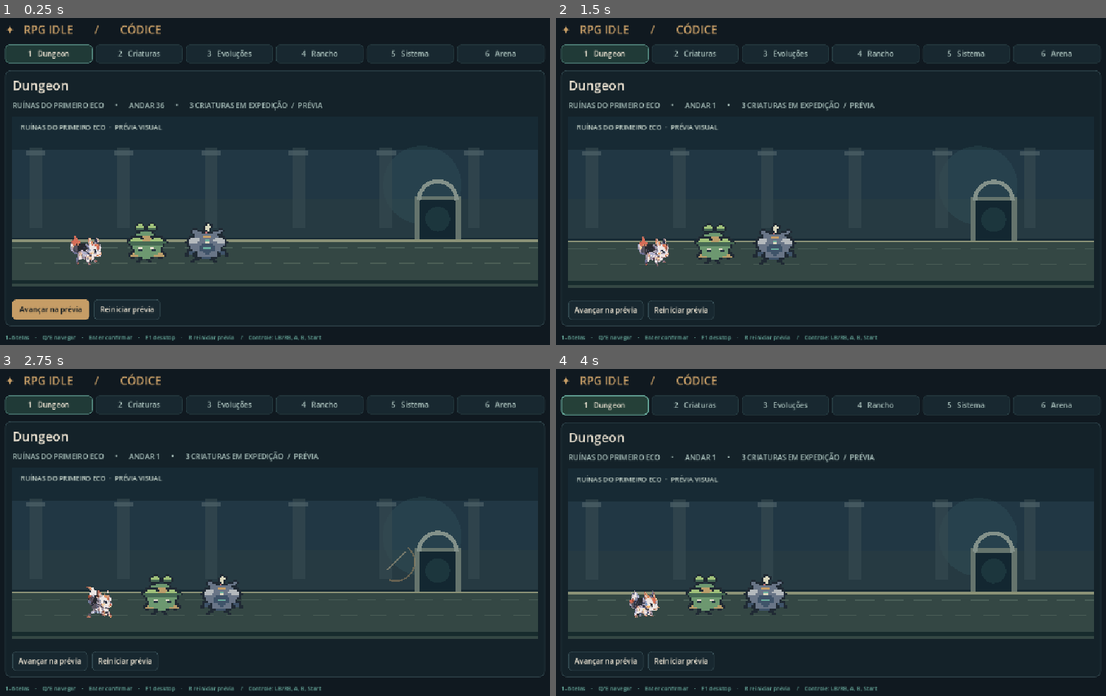
Above: before the commit, frames 1-4 (two rows, left to right).
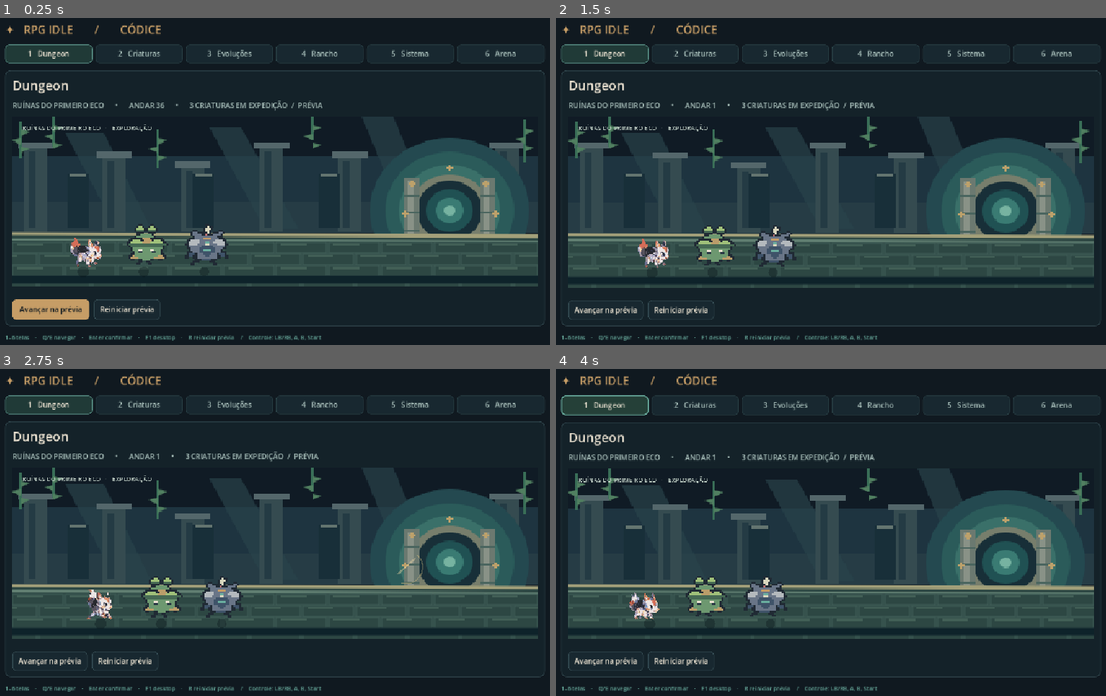
Above: after the commit, the same moments.

Repository: Georlan/Rpgidle
Game: Godot game, scene res://game/scenes/main.tscn
The game is run twice, just before and just after one commit, with the same random seed, the same clock (stepped at 60 frames per second) and the same inputs.
Inputs:
- Up to frame 1 (0.25 s): no input
- Up to frame 2 (1.5 s): click "Reiniciar prévia" at 0.5 s; click "Reiniciar prévia" at 1.25 s
- Up to frame 3 (2.75 s): click "Reiniciar prévia" at 2 s
- Up to frame 4 (4 s): click "Reiniciar prévia" at 2.75 s; click "1 Dungeon" at 3.5 s

The runs differ from the first frame. In frame 1, 11% of the frame differs, in the area x 2-98%, y 30-81%; in frame 2, 11%; in frame 3, 11%; in frame 4, 11%.

Commit message:
art: cenário original editável das Ruínas do Primeiro Eco (#9)
* art: cenário pixel de ruínas e composição com sombras da equipe

* perf: evita redraw contínuo e simplifica sombras do palco

* fix: substitui PNG corrompido por cenário SVG editável e rastreável

Diff:
--- /dev/null
+++ b/assets/03_world/dungeon/ruins_first_echo_backdrop.svg
@@ -0,0 +1,92 @@
+<svg xmlns="http://www.w3.org/2000/svg" width="448" height="160" viewBox="0 0 448 160" shape-rendering="crispEdges"><title>Ruínas do Primeiro Eco — cenário original</title>
+<rect width="448" height="160" fill="#101b25"/><rect y="37" width="448" height="72" fill="#1e3440"/><rect y="80" width="448" height="29" fill="#263c45"/>
+<path d="M45 15 L78 15 L120 109 L90 109 Z M168 10 L195 10 L244 105 L215 105 Z M298 0 L325 0 L365 105 L338 105 Z" fill="#29444b" opacity=".68"/>
+<rect x="10" y="24" width="20" height="84" fill="#354b50"/><rect x="5" y="24" width="30" height="6" fill="#54676b"/><rect x="14" y="33" width="6" height="71" fill="#243b44"/>
+<rect x="77" y="33" width="20" height="75" fill="#354b50"/><rect x="72" y="33" width="30" height="6" fill="#54676b"/><rect x="81" y="42" width="6" height="62" fill="#243b44"/>
+<rect x="144" y="42" width="20" height="66" fill="#354b50"/><rect x="139" y="42" width="30" height="6" fill="#54676b"/><rect x="148" y="51" width="6" height="53" fill="#243b44"/>
+<rect x="211" y="24" width="20" height="84" fill="#354b50"/><rect x="206" y="24" width="30" height="6" fill="#54676b"/><rect x="215" y="33" width="6" height="71" fill="#243b44"/>
+<rect x="278" y="33" width="20" height="75" fill="#354b50"/><rect x="273" y="33" width="30" height="6" fill="#54676b"/><rect x="282" y="42" width="6" height="62" fill="#243b44"/>
+<rect x="345" y="42" width="20" height="66" fill="#354b50"/><rect x="340" y="42" width="30" height="6" fill="#54676b"/><rect x="349" y="51" width="6" height="53" fill="#243b44"/>
+<rect x="412" y="24" width="20" height="84" fill="#354b50"/><rect x="407" y="24" width="30" height="6" fill="#54676b"/><rect x="416" y="33" width="6" height="71" fill="#243b44"/>
+<rect x="47" y="53" width="18" height="51" fill="#182f39"/><rect x="49" y="53" width="14" height="3" fill="#647570"/>
+<rect x="154" y="53" width="18" height="51" fill="#182f39"/><rect x="156" y="53" width="14" height="3" fill="#647570"/>
+<rect x="261" y="53" width="18" height="51" fill="#182f39"/><rect x="263" y="53" width="14" height="3" fill="#647570"/>
+<circle cx="373" cy="88" r="68" fill="#244950"/><circle cx="373" cy="88" r="55" fill="#2b5b5a"/><circle cx="373" cy="88" r="43" fill="#3a7069"/><circle cx="373" cy="88" r="34" fill="#777e6c"/><circle cx="373" cy="88" r="28" fill="#182f38"/><circle cx="373" cy="88" r="20" fill="#205153"/><circle cx="373" cy="88" r="12" fill="#3a7b73"/><circle cx="373" cy="88" r="5" fill="#77b3a1"/>
+<rect x="334" y="57" width="13" height="68" fill="#6b7970"/><rect x="337" y="60" width="5" height="61" fill="#899287"/>
+<path d="M334 74 h13" stroke="#4a655f" stroke-width="2"/>
+<path d="M334 90 h13" stroke="#4a655f" stroke-width="2"/>
+<path d="M334 107 h13" stroke="#4a655f" stroke-width="2"/>
+<rect x="399" y="57" width="13" height="68" fill="#6b7970"/><rect x="402" y="60" width="5" height="61" fill="#899287"/>
+<path d="M399 74 h13" stroke="#4a655f" stroke-width="2"/>
+<path d="M399 90 h13" stroke="#4a655f" stroke-width="2"/>
+<path d="M399 107 h13" stroke="#4a655f" stroke-width="2"/>
+<path d="M338 63 h6 M341 60 v6" stroke="#bda16b" stroke-width="2"/>
+<path d="M370 48 h6 M373 45 v6" stroke="#bda16b" stroke-width="2"/>
+<path d="M401 63 h6 M404 60 v6" stroke="#bda16b" stroke-width="2"/>
+<path d="M332 91 h6 M335 88 v6" stroke="#bda16b" stroke-width="2"/>
+<path d="M409 91 h6 M412 88 v6" stroke="#bda16b" stroke-width="2"/>
+<path d="M0 109 L448 111 V160 H0 Z" fill="#2d4743"/><path d="M0 110 L448 112" stroke="#a3a07a" stroke-width="3"/><path d="M0 115 L448 117" stroke="#617f72" stroke-width="2"/>
+<rect x="0" y="118" width="43" height="10" fill="none" stroke="#405e58" stroke-width="1"/><path d="M4 120 h22" stroke="#59796b" stroke-width="1"/>
+<rect x="45" y="118" width="43" height="10" fill="none" stroke="#405e58" stroke-width="1"/><path d="M49 120 h22" stroke="#59796b" stroke-width="1"/>
+<rect x="90" y="118" width="43" height="10" fill="none" stroke="#405e58" stroke-width="1"/><path d="M94 120 h22" stroke="#59796b" stroke-width="1"/>
+<rect x="135" y="118" width="43" height="10" fill="none" stroke="#405e58" stroke-width="1"/><path d="M139 120 h22" stroke="#59796b" stroke-width="1"/>
+<rect x="180" y="118" width="43" height="10" fill="none" stroke="#405e58" stroke-width="1"/><path d="M184 120 h22" stroke="#59796b" stroke-width="1"/>
+<rect x="225" y="118" width="43" height="10" fill="none" stroke="#405e58" stroke-width="1"/><path d="M229 120 h22" stroke="#59796b" stroke-width="1"/>
+<rect x="270" y="118" width="43" height="10" fill="none" stroke="#405e58" stroke-width="1"/><path d="M274 120 h22" stroke="#59796b" stroke-width="1"/>
+<rect x="315" y="118" width="43" height="10" fill="none" stroke="#405e58" stroke-width="1"/><path d="M319 120 h22" stroke="#59796b" stroke-width="1"/>
+<rect x="360" y="118" width="43" height="10" fill="none" stroke="#405e58" stroke-width="1"/><path d="M364 120 h22" stroke="#59796b" stroke-width="1"/>
+<rect x="405" y="118" width="43" height="10" fill="none" stroke="#405e58" stroke-width="1"/><path d="M409 120 h22" stroke="#59796b" stroke-width="1"/>
+<rect x="-22" y="129" width="43" height="10" fill="none" stroke="#405e58" stroke-width="1"/><path d="M-18 131 h22" stroke="#59796b" stroke-width="1"/>
+<rect x="23" y="129" width="43" height="10" fill="none" stroke="#405e58" stroke-width="1"/><path d="M27 131 h22" stroke="#59796b" stroke-width="1"/>
+<rect x="68" y="129" width="43" height="10" fill="none" stroke="#405e58" stroke-width="1"/><path d="M72 131 h22" stroke="#59796b" stroke-width="1"/>
+<rect x="113" y="129" width="43" height="10" fill="none" stroke="#405e58" stroke-width="1"/><path d="M117 131 h22" stroke="#59796b" stroke-width="1"/>
+<rect x="158" y="129" width="43" height="10" fill="none" stroke="#405e58" stroke-width="1"/><path d="M162 131 h22" stroke="#59796b" stroke-width="1"/>
+<rect x="203" y="129" width="43" height="10" fill="none" stroke="#405e58" stroke-width="1"/><path d="M207 131 h22" stroke="#59796b" stroke-width="1"/>
+<rect x="248" y="129" width="43" height="10" fill="none" stroke="#405e58" stroke-width="1"/><path d="M252 131 h22" stroke="#59796b" stroke-width="1"/>
+<rect x="293" y="129" width="43" height="10" fill="none" stroke="#405e58" stroke-width="1"/><path d="M297 131 h22" stroke="#59796b" stroke-width="1"/>
+<rect x="338" y="129" width="43" height="10" fill="none" stroke="#405e58" stroke-width="1"/><path d="M342 131 h22" stroke="#59796b" stroke-width="1"/>
+<rect x="383" y="129" width="43" height="10" fill="none" stroke="#405e58" stroke-width="1"/><path d="M387 131 h22" stroke="#59796b" stroke-width="1"/>
+<rect x="428" y="129" width="43" height="10" fill="none" stroke="#405e58" stroke-width="1"/><path d="M432 131 h22" stroke="#59796b" stroke-width="1"/>
+<rect x="0" y="140" width="43" height="10" fill="none" stroke="#405e58" stroke-width="1"/><path d="M4 142 h22" stroke="#59796b" stroke-width="1"/>
+<rect x="45" y="140" width="43" height="10" fill="none" stroke="#405e58" stroke-width="1"/><path d="M49 142 h22" stroke="#59796b" stroke-width="1"/>
+<rect x="90" y="140" width="43" height="10" fill="none" stroke="#405e58" stroke-width="1"/><path d="M94 142 h22" stroke="#59796b" stroke-width="1"/>
+<rect x="135" y="140" width="43" height="10" fill="none" stroke="#405e58" stroke-width="1"/><path d="M139 142 h22" stroke="#59796b" stroke-width="1"/>
+<rect x="180" y="140" width="43" height="10" fill="none" stroke="#405e58" stroke-width="1"/><path d="M184 142 h22" stroke="#59796b" stroke-width="1"/>
+<rect x="225" y="140" width="43" height="10" fill="none" stroke="#405e58" stroke-width="1"/><path d="M229 142 h22" stroke="#59796b" stroke-width="1"/>
+<rect x="270" y="140" width="43" height="10" fill="none" stroke="#405e58" stroke-width="1"/><path d="M274 142 h22" stroke="#59796b" stroke-width="1"/>
+<rect x="315" y="140" width="43" height="10" fill="none" stroke="#405e58" stroke-width="1"/><path d="M319 142 h22" stroke="#59796b" stroke-width="1"/>
+<rect x="360" y="140" width="43" height="10" fill="none" stroke="#405e58" stroke-width="1"/><path d="M364 142 h22" stroke="#59796b" stroke-width="1"/>
+<rect x="405" y="140" width="43" height="10" fill="none" stroke="#405e58" stroke-width="1"/><path d="M409 142 h22" stroke="#59796b" stroke-width="1"/>
+<rect x="-22" y="151" width="43" height="10" fill="none" stroke="#405e58" stroke-width="1"/><path d="M-18 153 h22" stroke="#59796b" stroke-width="1"/>
+<rect x="23" y="151" width="43" height="10" fill="none" stroke="#405e58" stroke-width="1"/><path d="M27 153 h22" stroke="#59796b" stroke-width="1"/>
+<rect x="68" y="151" width="43" height="10" fill="none" stroke="#405e58" stroke-width="1"/><path d="M72 153 h22" stroke="#59796b" stroke-width="1"/>
+<rect x="113" y="151" width="43" height="10" fill="none" stroke="#405e58" stroke-width="1"/><path d="M117 153 h22" stroke="#59796b" stroke-width="1"/>
+<rect x="158" y="151" width="43" height="10" fill="none" stroke="#405e58" stroke-width="1"/><path d="M162 153 h22" stroke="#59796b" stroke-width="1"/>
+<rect x="203" y="151" width="43" height="10" fill="none" stroke="#405e58" stroke-width="1"/><path d="M207 153 h22" stroke="#59796b" stroke-width="1"/>
+<rect x="248" y="151" width="43" height="10" fill="none" stroke="#405e58" stroke-width="1"/><path d="M252 153 h22" stroke="#59796b" stroke-width="1"/>
+<rect x="293" y="151" width="43" height="10" fill="none" stroke="#405e58" stroke-width="1"/><path d="M297 153 h22" stroke="#59796b" stroke-width="1"/>
+<rect x="338" y="151" width="43" height="10" fill="none" stroke="#405e58" stroke-width="1"/><path d="M342 153 h22" stroke="#59796b" stroke-width="1"/>
+<rect x="383" y="151" width="43" height="10" fill="none" stroke="#405e58" stroke-width="1"/><path d="M387 153 h22" stroke="#59796b" stroke-width="1"/>
+<rect x="428" y="151" width="43" height="10" fill="none" stroke="#405e58" stroke-width="1"/><path d="M432 153 h22" stroke="#59796b" stroke-width="1"/>
+<path d="M7 4 v35" stroke="#396e57" stroke-width="2"/>
+<path d="M7 12 l8 2 l-8 4Z" fill="#507f60"/>
+<path d="M7 20 l-8 2 l8 4Z" fill="#507f60"/>
+<path d="M7 28 l8 2 l-8 4Z" fill="#507f60"/>
+<path d="M35 0 v28" stroke="#396e57" stroke-width="2"/>
+<path d="M35 8 l8 2 l-8 4Z" fill="#507f60"/>
+<path d="M35 16 l-8 2 l8 4Z" fill="#507f60"/>
+<path d="M35 24 l8 2 l-8 4Z" fill="#507f60"/>
+<path d="M124 12 v36" stroke="#396e57" stroke-width="2"/>
+<path d="M124 20 l8 2 l-8 4Z" fill="#507f60"/>
+<path d="M124 28 l-8 2 l8 4Z" fill="#507f60"/>
+<path d="M124 36 l8 2 l-8 4Z" fill="#507f60"/>
+<path d="M256 0 v22" stroke="#396e57" stroke-width="2"/>
+<path d="M256 8 l8 2 l-8 4Z" fill="#507f60"/>
+<path d="M256 16 l-8 2 l8 4Z" fill="#507f60"/>
+<path d="M256 24 l8 2 l-8 4Z" fill="#507f60"/>
+<path d="M437 3 v40" stroke="#396e57" stroke-width="2"/>
+<path d="M437 11 l8 2 l-8 4Z" fill="#507f60"/>
+<path d="M437 19 l-8 2 l8 4Z" fill="#507f60"/>
+<path d="M437 27 l8 2 l-8 4Z" fill="#507f60"/>
+<path d="M0 153 H448" stroke="#0e232a" stroke-width="7"/>
+</svg>
--- a/game/scripts/dungeon_stage.gd
+++ b/game/scripts/dungeon_stage.gd
@@ -2,6 +2,7 @@
 ## Dungeon stage v0.6 — visual-only loop. No enemies, health, damage or rewards.
 ## Uses existing CreatureMotion previews; Godot 4.6.1 CanvasItem drawing.
 const CreatureMotion = preload("res://game/scripts/creature_motion.gd")
+const BACKDROP: Texture2D = preload("res://assets/03_world/dungeon/ruins_first_echo_backdrop.svg")
 const CREATURES = [
     {"id":"CR001","path":"res://assets/01_creatures/CR001_Lunaro/concept_forms/CR001_G1_concept_preview.png"},
     {"id":"CR002","path":"res://assets/01_creatures/CR002_Brumelo/CR002_G1_placeholder.svg"},
@@ -19,11 +20,12 @@
 
 func _ready() -> void:
     clip_contents = true
+    texture_filter = CanvasItem.TEXTURE_FILTER_NEAREST
     mouse_filter = Control.MOUSE_FILTER_IGNORE
     _caption = Label.new()
-    _caption.text = "RUÍNAS DO PRIMEIRO ECO  ·  PRÉVIA VISUAL"
-    _caption.position = Vector2(16, 11)
-    _caption.add_theme_font_size_override("font_size", 13)
+    _caption.text = "RUÍNAS DO PRIMEIRO ECO   ·   EXPLORAÇÃO"
+    _caption.position = Vector2(19, 13)
+    _caption.add_theme_font_size_override("font_size", 12)
     _caption.add_theme_color_override("font_color", Color("#c8d7cd"))
     _caption.mouse_filter = Control.MOUSE_FILTER_IGNORE
     add_child(_caption)
@@ -126,7 +128,7 @@
     if _actors.is_empty() or size.x <= 0.0 or size.y <= 0.0:
         return
     var width: float = size.x
-    var baseline: float = size.y * 0.89
+    var baseline: float = size.y * 0.90
     var travel: float = 0.0
     if _playing:
         if _elapsed < 1.8:
@@ -141,40 +143,34 @@
         actor.position = Vector2(roundf(x), roundf(baseline - actor.size.y))
 
 
+func backdrop_size() -> Vector2i:
+    return Vector2i(BACKDROP.get_width(), BACKDROP.get_height())
+
+
 func _draw() -> void:
+    if size.x < 1.0 or size.y < 1.0:
+        return
+    # Original hand-authored indexed pixel art, not a screenshot of another game.
+    # Keep detail crisp even at non-integer desktop window sizes.
+    draw_texture_rect(BACKDROP, Rect2(Vector2.ZERO, size), false)
     var w: float = size.x
     var h: float = size.y
-    if w <= 0.0 or h <= 0.0:
-        return
-    # Painterly pixel-styled architecture built from reusable rectangles and lines.
-    draw_rect(Rect2(0, 0, w, h), Color("#172a34"))
-    draw_rect(Rect2(0, h * 0.19, w, h * 0.29), Color("#213744"))
-    draw_rect(Rect2(0, h * 0.48, w, h * 0.23), Color("#263a42"))
-    draw_circle(Vector2(w * 0.78, h * 0.40), h * 0.23, Color("#416b72", 0.20))
-    # Distance pillars and worn masonry.
-    for i in range(7):
-        var x: float = 34.0 + float(i) * w / 6.0
-        draw_rect(Rect2(x, h * 0.18, 24, h * 0.47), Color("#374b50", 0.62))
-        draw_rect(Rect2(x - 7, h * 0.20, 38, 9), Color("#50646a", 0.65))
-    # Gate: the focus of the exploration, not a real target or enemy.
-    var gate_x: float = w * 0.81
-    var gate_y: float = h * 0.49
-    draw_rect(Rect2(gate_x - 45, gate_y - 8, 90, h * 0.27), Color("#65746d"))
-    draw_rect(Rect2(gate_x - 35, gate_y, 70, h * 0.28), Color("#132731"))
-    draw_arc(Vector2(gate_x, gate_y), 37.0, PI, TAU, 25, Color("#83918a"), 8.0)
-    draw_circle(Vector2(gate_x, gate_y + h * 0.11), 24.0, Color("#6aae9f", 0.11))
-    # Ground and repeating pavers — very inexpensive draw calls.
-    var floor_y: float = h * 0.72
-    draw_rect(Rect2(0, floor_y, w, h - floor_y), Color("#344744"))
-    draw_rect(Rect2(0, floor_y, w, 5.0), Color("#8b9277"))
-    for i in range(int(ceil(w / 56.0)) + 1):
-        var x: float = float(i) * 56.0
-        draw_line(Vector2(x, floor_y + 17.0), Vector2(x + 37.0, floor_y + 17.0), Color("#597066", 0.6), 2.0)
-        draw_line(Vector2(x + 25.0, floor_y + 47.0), Vector2(x + 57.0, floor_y + 47.0), Color("#576b60", 0.65), 2.0)
-    draw_line(Vector2(0, h - 10), Vector2(w, h - 10), Color("#172b2d"), 7.0)
-    # Gold/teal impact FX: only a stage cue, no combat state.
+    # Very light ground contact gives each creature a place in the world.
+    # Drawn beneath the child sprites, no per-creature textures.
+    var travel: float = 0.0
+    if _playing:
+        if _elapsed < 1.8:
+            travel = _elapsed / 1.8 * 34.0
+        elif _elapsed < 2.95:
+            travel = 34.0
+        elif _elapsed < 4.45:
+            travel = 34.0 * (1.0 - (_elapsed - 2.95) / 1.5)
+    for i in range(_actors.size()):
+        var x: float = w * 0.09 + float(i) * minf(w * 0.165, 118.0) + travel + 46.0
+        draw_circle(Vector2(x, h * 0.91), 11.0 - float(i), Color(0.03, 0.08, 0.10, 0.35))
+    # One readable impact, deliberately short. No damage or ability logic.
     if preview_fx_visible():
-        var fx_t: float = (_elapsed - 2.45) / 0.50
-        var point := Vector2(w * 0.73, h * 0.55)
-        draw_arc(point, 16.0 + fx_t * 35.0, -0.9, 1.9, 22, Color("#c69d66", 1.0 - fx_t), 3.0)
-        draw_line(point + Vector2(-17, 16), point + Vector2(18, -20), Color("#e3c99b", 1.0 - fx_t), 3.0)
+        var t: float = clampf((_elapsed - 2.45) / 0.50, 0.0, 1.0)
+        var origin := Vector2(w * 0.75, h * 0.58)
+        draw_arc(origin, 14.0 + 30.0 * t, -0.85, 1.9, 18, Color(0.84, 0.75, 0.50, 1.0 - t), 2.0)
+        draw_line(origin + Vector2(-17, 14), origin + Vector2(18, -18), Color(0.92, 0.83, 0.63, 1.0 - t), 3.0)
--- a/game/tests/input_smoke.gd
+++ b/game/tests/input_smoke.gd
@@ -23,6 +23,7 @@
     _check(ui.preview_floor == 36, "starts at demonstration floor 36")
     _check(ui._stage.visible, "dungeon stage is visible at startup")
     _check(ui._stage.creature_count() == 3, "dungeon stage includes 3 creatures")
+    _check(ui._stage.backdrop_size() == Vector2i(448, 160), "professional pixel backdrop imported")
     _check(ui._stage.is_preview_running(), "dungeon scene starts in preview mode")
     _check(ui._stage.floor_preview() == 36, "dungeon floor preview stays synchronized")
     _check(ui._stage.phase_for_time(0.3) == "walk", "exploration phase")
Not shown, changed: assets/metadata/manifest.json
Not shown, added: docs/DUNGEON_ART_DIRECTION.md
